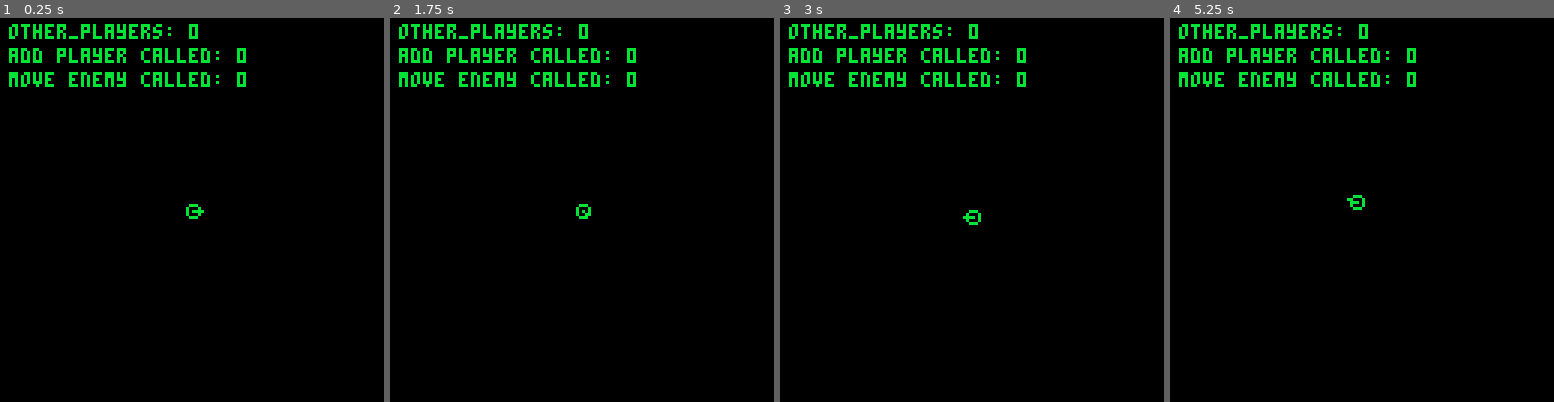
Above: before the commit, frames 1-4 (left to right).
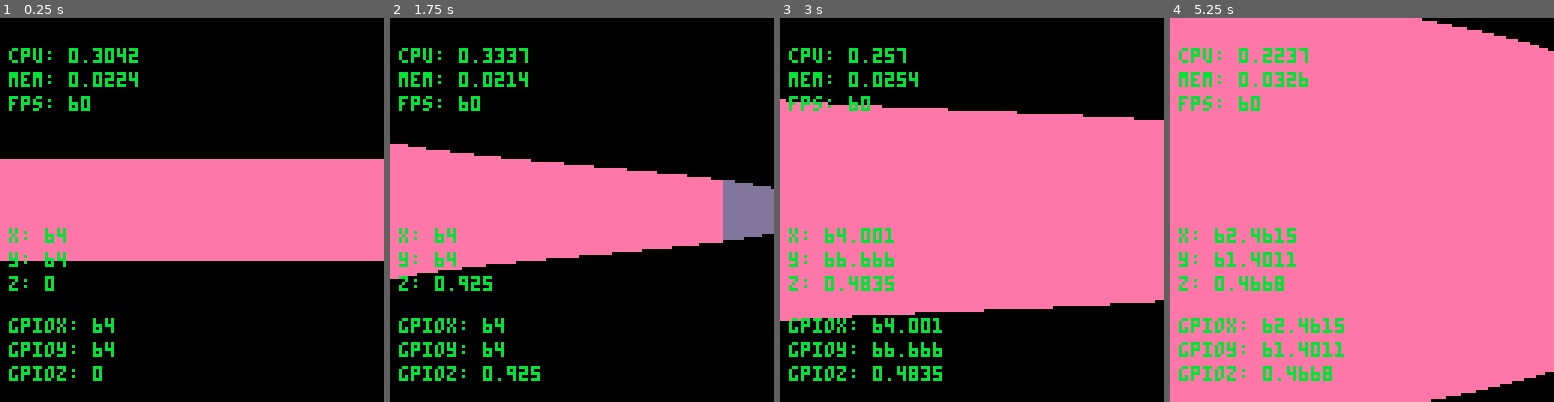
Above: after the commit, the same moments.

Repository: phearbot/pico8-raycasting
Game: PICO-8 cartridge dom.p8
The game is run twice, just before and just after one commit, with the same random seed, the same clock (stepped at 60 frames per second) and the same inputs.
Inputs:
- Up to frame 1 (0.25 s): no input
- Up to frame 2 (1.75 s): hold Right from 1.6 s (still down)
- Up to frame 3 (3 s): release Right at 2.1 s; hold Up 2.15-2.42 s; hold Right from 2.47 s (still down)
- Up to frame 4 (5.25 s): release Right at 3.03 s; hold Left 3.08-3.58 s; hold Down 3.63-3.97 s; hold Right 4.02-4.68 s; hold Up 4.73-5.03 s; hold Left from 5.08 s (still down)

The runs differ from the first frame. In frame 1, 31% of the frame differs, in the area x 0-100%, y 1-95%; in frame 2, 28%; in frame 3, 57%; in frame 4, 97%, in the area x 0-100%, y 0-100%.

Commit message:
Huge changes to raycasting
working with the new method, still some bugs, but better

Diff:
--- a/dom.p8
+++ b/dom.p8
@@ -18,30 +18,33 @@
 function _draw()
  cls()
 
- -- draw_raycast_3d()
+ draw_raycast_3d()
 	-- draw_map()
- draw_player(player.x,player.y,player.z,11)
- draw_other_players()
- -- draw_hud()
+ -- draw_player(player.x,player.y,player.z,11)
+ --draw_other_players()
+ --draw_hud()
  --draw_debug()
-	--draw_debug2()
- draw_debug3()
-end
-
+	draw_debug2()
+ --draw_debug3()
+end
+
+
+debug_x_step = 0
+debug_y_step = 0
 function draw_debug()
 	print("x: " .. player.x,3,100,11)
 	print("y: " .. player.y,3,108,11)
 	print("z: " .. player.z,3,116,11)
-	print("diffx: " .. diff_x,3,10,11)
-	print("diffy: " .. diff_y,3,18,11)
-	print("ray_x: " .. ray_x,3,26,11)
-	print("ray_y: " .. ray_y,3,34,11)
-	print("steps: " .. steps,3,42,11)
-	print("ray_dist: " .. ray_dist,3,50,11)
+	print("x_step: " .. debug_x_step,3,10,11)
+	print("y_step: " .. debug_y_step,3,18,11)
+	print("map_x: " .. debug_map_x,3,26,11)
+	print("map_y: " .. debug_map_y,3,34,11)
+	--print("steps: " .. steps,3,42,11)
+	--print("ray_dist: " .. ray_dist,3,50,11)
 end
 
 function draw_debug2()
- print("cpu: " .. stat(0),3,2,11)
+ --print("cpu: " .. stat(0),3,2,11)
  print("cpu: " .. stat(1),3,10,11)
  print("mem: " .. stat(2),3,18,11)
  print("fps: " .. stat(7),3,26,11)
@@ -157,75 +160,110 @@
 
 
 function draw_raycast_3d()
+
+ -- cast_single_ray(player.z, col)
+
  for col=0,127 do
-  cast_single_ray((player.z + (player.fov/2)) - (col * (player.fov / 128)), col)
- end
-end
-
+  cast_single_ray( ((player.z + (player.fov/2)) - (col * (player.fov / 128))) % 1 , col)
+ end
+
+end
+
+--
 function cast_single_ray(ray_ang, column)
- local ray_len = 30
-	--local ray_ang = player.z -- this will change
- diff_x = ray_len * cos(ray_ang)
- diff_y = ray_len * sin(ray_ang)
-
-	--diff_x = abs(x2)
-	--diff_y = abs(y2)
-
-	if abs(diff_x) > abs(diff_y) then
-		steps = abs(diff_x)
-	else
-		steps = abs(diff_y)
-	end
-
-	-- calculate steps
-	step_x = diff_x / steps
-	step_y = diff_y / steps
-
-	ray_x = player.x
-	ray_y = player.y
-	-- iterate over one ray
- hit = false
-	for i=0,steps do
-	 ray_x += step_x
-	 ray_y += step_y
-
-	 -- these breaks stop null ref exceptions?
-	 -- if (ray_x < 0 or ray_x > 127) break
-	 --	if (ray_y < 0 or ray_y > 127) break
-	 if map_grid[flr(ray_x)][flr(ray_y)] == 1 then
-   hit=true
-   break
-  end
-	end
-
- if hit then
- 	-- calculate distance
- 	new_diff_x = player.x - ray_x
- 	new_diff_y = player.y - ray_y
- 	ray_dist = cos(player.z - ray_ang) * sqrt((new_diff_x*new_diff_x) + (new_diff_y*new_diff_y))
-
-  col_height = (200 / ray_dist)
-
-  -- this will draw the ray being cast
- 	--line(player.x,player.y,ray_x,ray_y,12)
-
- 	-- calculate column height
-  -- percent = ray_dist / (ray_len * cos(player.z - ray_ang))
-  -- col_height = lerp(128, 1, percent)
-
-  -- color based on distance?
-  if ray_dist > 20 then
+
+ -- all of this goodness is adapted from https://lodev.org/cgtutor/raycasting.html
+ -- map_[x|y] tracks the square the ray is in
+ local map_x = flr(player.x)
+ local map_y = flr(player.y)
+ -- step values track the direction the squares are moving
+ local x_step
+ local y_step
+ local side_dist_x
+ local side_dist_y
+
+ local cos_ray_ang = cos(ray_ang)
+ local sin_ray_ang = sin(ray_ang)
+
+ -- the '1' hard coded below is assuming a "step" on the grid is 1 unit
+ local delta_dist_x = abs(1 / cos_ray_ang)
+ local delta_dist_y = abs(1 / sin_ray_ang)
+
+
+
+ local hit = false
+ local side = 0 -- 0=east/west and 1=north/south
+
+ local perp_wall_dist
+
+
+ -- there may be an optimization opportunity in these angle checks
+ -- check if x and y needs to move in positive or negative direction
+ if (ray_ang >= -.25 and ray_ang <= .25) or (ray_ang >= .75) then
+  x_step = 1
+  side_dist_x = (map_x + 1 - player.x) * delta_dist_x
+ else
+  x_step = -1
+  side_dist_x = (player.x - map_x) * delta_dist_x
+ end
+
+ -- these y_step values feel backwards but it's because the grid is a q4 grid (pico8 starts graphics top left, so i drew the grid that way)
+ if (ray_ang < .5 and ray_ang > 0) then
+  y_step = -1
+  side_dist_y = (map_y + 1 - player.y) * delta_dist_y
+ else
+  y_step = 1
+  side_dist_y = (player.y - map_y) * delta_dist_y
+ end
+
+
+ while (not hit) do
+  if (side_dist_x < side_dist_y) then -- if hit is on an east/west wall
+   side_dist_x += delta_dist_x
+   map_x += x_step
+   side = 0
+  else -- if hit is on an north/south wall
+   side_dist_y += delta_dist_y
+   map_y += y_step
+   side = 1
+  end
+
+  -- exit condition is hitting a wall (goes infinitely basically)
+  if (map_grid[map_x][map_y] > 0) hit=true
+
+ end
+
+ -- this may be the wrong distance = fisheye effect
+ if (side == 0) then
+  perp_wall_dist = (map_x - player.x + ((1 - x_step) / 2)) / cos_ray_ang * cos(player.z - ray_ang)
+  -- perp_wall_dist = (map_x - player.x) / cos_ray_ang
+ else
+  perp_wall_dist = (map_y - player.y + ((1 - y_step) / 2)) / sin_ray_ang * cos(player.z - ray_ang)
+  -- perp_wall_dist = (map_y - player.y) / sin_ray_ang
+ end
+
+  if perp_wall_dist > 20 then
    col_color = 1
-  elseif ray_dist > 10 then
+  elseif perp_wall_dist > 10 then
    col_color = 13
   else
    col_color = 14
   end
 
- 	-- draw the column
-  line(column,64 - (col_height / 2),column,64 + (col_height / 2),col_color)
-	end
-end
+ local col_height = flr(200/perp_wall_dist)
+ line(column,64 - (col_height / 2),column,64 + (col_height / 2),col_color)
+
+ -- this will draw the ray being cast
+ -- line(player.x,player.y,map_x,map_y,8)
+
+ -- debug
+ debug_x_step = x_step
+ debug_y_step = y_step
+ debug_map_x = map_x
+ debug_map_y = map_y
+end
+
+
 -->8
 -- netcode stuff
 push_data_size = 16 --everything after this is data we read from gpio
@@ -317,6 +355,10 @@
    draw_player(other_players[i].x,other_players[i].y,other_players[i].z,8)
  end
 end
+
+function draw_other_player_3d()
+
+end
 __gfx__
 00000000000000000000000000000000000000000000000000000000000000000000000000000000000000000000000000000000000000000000000000000000
 00000000000000000000000000000000000000000000000000000000000000000000000000000000000000000000000000000000000000000000000000000000
